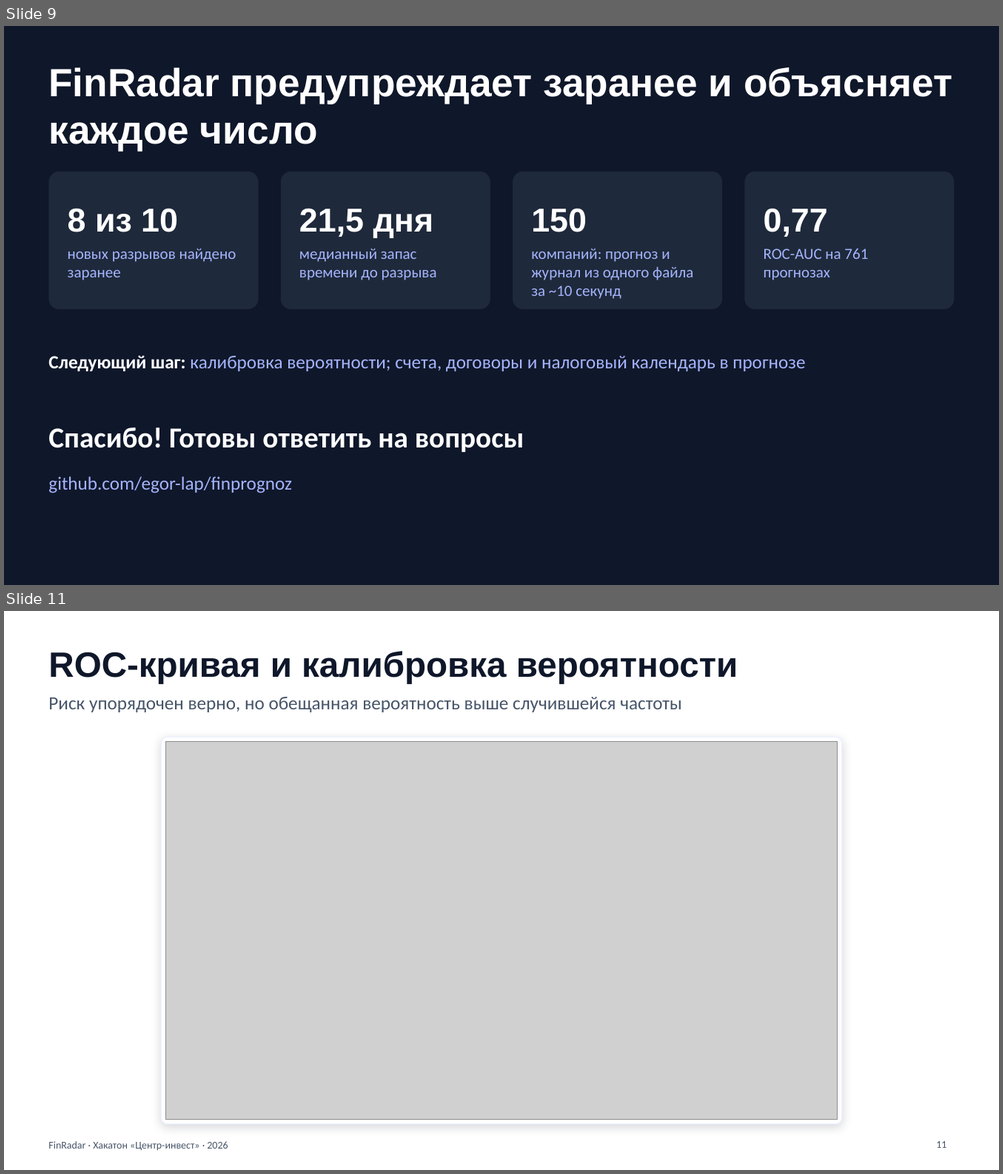
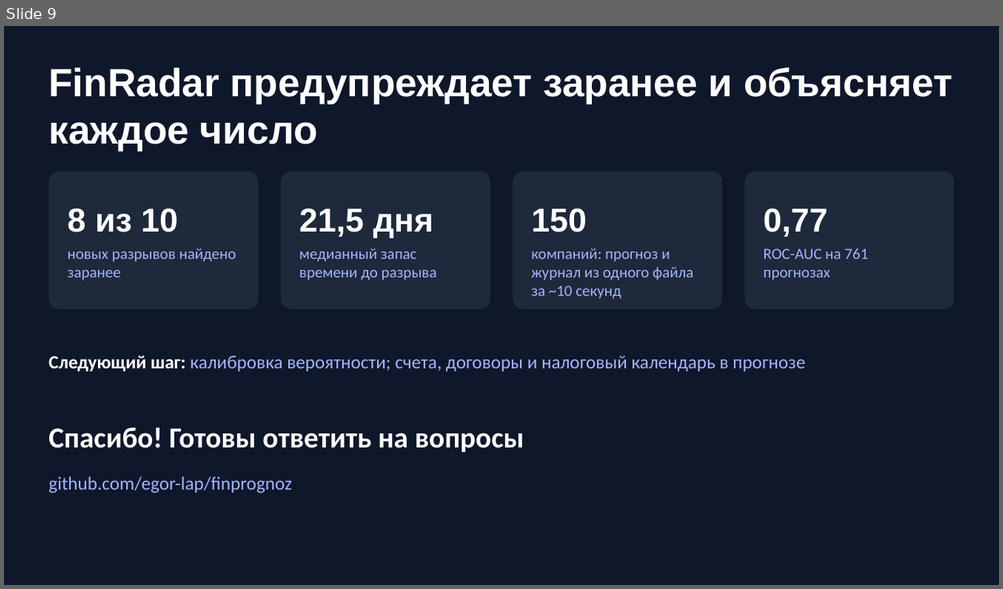
Before and after one commit to egor-lap/finprognoz, a slide deck: presentation/FinRadar.pptx. Shown one above the other, each under a label of ours: slides 9 and 11 before the commit, slide 9 after it; the slides between them are not shown. The pictures are 1003x1174 and 1003x589 pixels, drawn with LibreOffice and Linux fonts; fonts in the diff are those of the drawing; grey boxes stand for pictures. Boxes give left, top, right and bottom in pixels: in the first picture for what was removed or moved away, otherwise in the second. Text is boxed around its words. In the diff, an @@ line names an element or a change of style, - is before the commit and + after.

Commit message:
Show the confusion matrix, MAE/RMSE, lead time and P10-P90 charts in the appendix
The ROC / calibration and precision-recall charts are dropped from the
appendix, and its table of contents is numbered from slide 11.

```diff
--- a/presentation/FinRadar.pptx
+++ b/presentation/FinRadar.pptx
@@ slide 11 removed at box(4, 611, 999, 1170), background #FFFFFF @@
@@ title removed at box(48, 651, 737, 684) @@
-ROC-кривая и калибровка вероятности
@@ text removed at box(48, 697, 682, 712) @@
-Риск упорядочен верно, но обещанная вероятность выше случившейся частоты
@@ rounded rectangle removed at box(162, 737, 842, 1125) @@
@@ picture removed at box(166, 741, 837, 1120) @@
@@ text removed at box(48, 1142, 227, 1151) @@
-FinRadar · Хакатон «Центр-инвест» · 2026
@@ page number removed at box(936, 1142, 946, 1148) @@
-11
```
Also in this commit, not shown: 2 slides changed, 3 slides added, 2 other slides removed.
